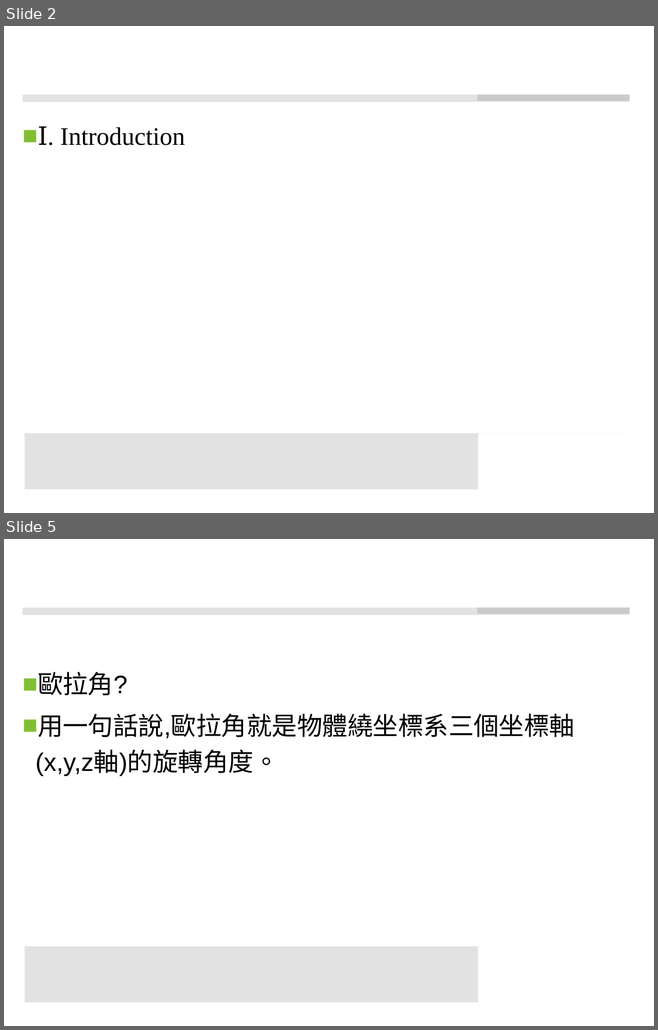
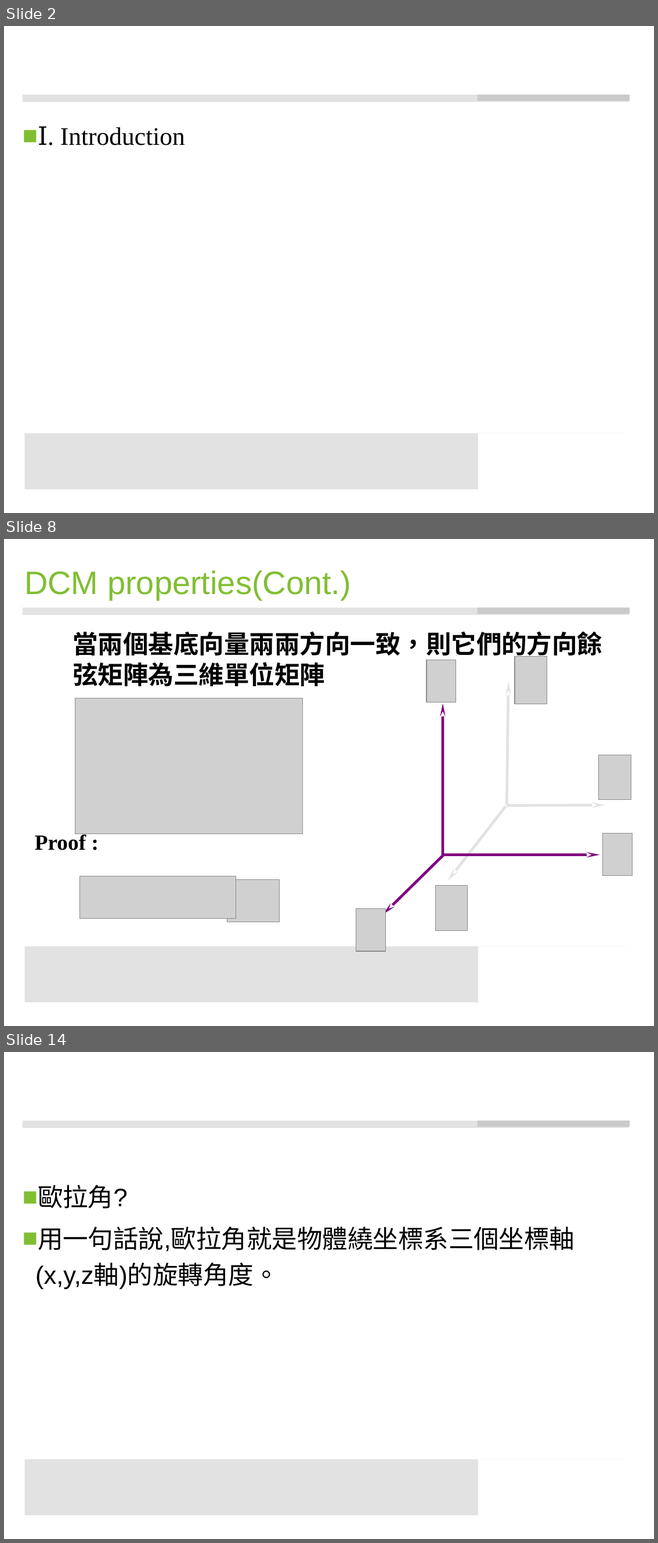
Before and after one commit to ccccjason/VR, a slide deck: data/my_dcm/DCM.pptx. Shown one above the other, each under a label of ours: slides 2 and 5 before the commit, slides 2, 8 and 14 after it; the slides between them are not shown. The pictures are 658x1030 and 658x1543 pixels, drawn with LibreOffice and Linux fonts; fonts in the diff are those of the drawing; grey boxes stand for pictures; background and template pictures are left out. Boxes give left, top, right and bottom in pixels: in the first picture for what was removed or moved away, otherwise in the second. Text is boxed around its words. In the diff, an @@ line names an element or a change of style, - is before the commit and + after.

```diff
--- a/data/my_dcm/DCM.pptx
+++ b/data/my_dcm/DCM.pptx
@@ slide 8 added at [4,539,654,1026], background #FFFFFF; not listed: 4 template elements that a slide beside it also shows @@
@@ title added at [24,570,351,600], 36 pt, text #81BE32 @@
+DCM properties(Cont.)
@@ text added at [72,631,602,686], 28 pt, text #000000, bold @@
+當兩個基底向量兩兩方向一致，則它們的方向餘弦矩陣為三維單位矩陣
@@ picture added at [426,660,455,702] @@
@@ picture added at [514,657,546,704] @@
@@ arrow added from (506, 805) to (508, 682), #E2E2E2 3 pt @@
@@ picture added at [75,698,303,834] @@
@@ arrow added from (442, 856) to (442, 703), #800080 3 pt @@
@@ picture added at [598,755,631,799] @@
@@ arrow added from (506, 806) to (448, 881), #E2E2E2 3 pt @@
@@ arrow added from (506, 805) to (605, 805), #E2E2E2 3 pt @@
@@ text added at [35,833,86,850], 24 pt, text #000000, bold @@
+Proof :
@@ picture added at [603,833,632,875] @@
@@ arrow added from (444, 855) to (383, 914), #800080 3 pt @@
@@ arrow added from (442, 855) to (600, 855), #800080 3 pt @@
@@ picture added at [79,876,235,918] @@
@@ picture added at [227,880,279,922] @@
@@ picture added at [436,886,467,931] @@
@@ picture added at [356,909,385,951] @@
@@ what was slide 5 is now slide 14 @@
```
Also in this commit, not shown: 3 slides changed, 8 other slides added.
